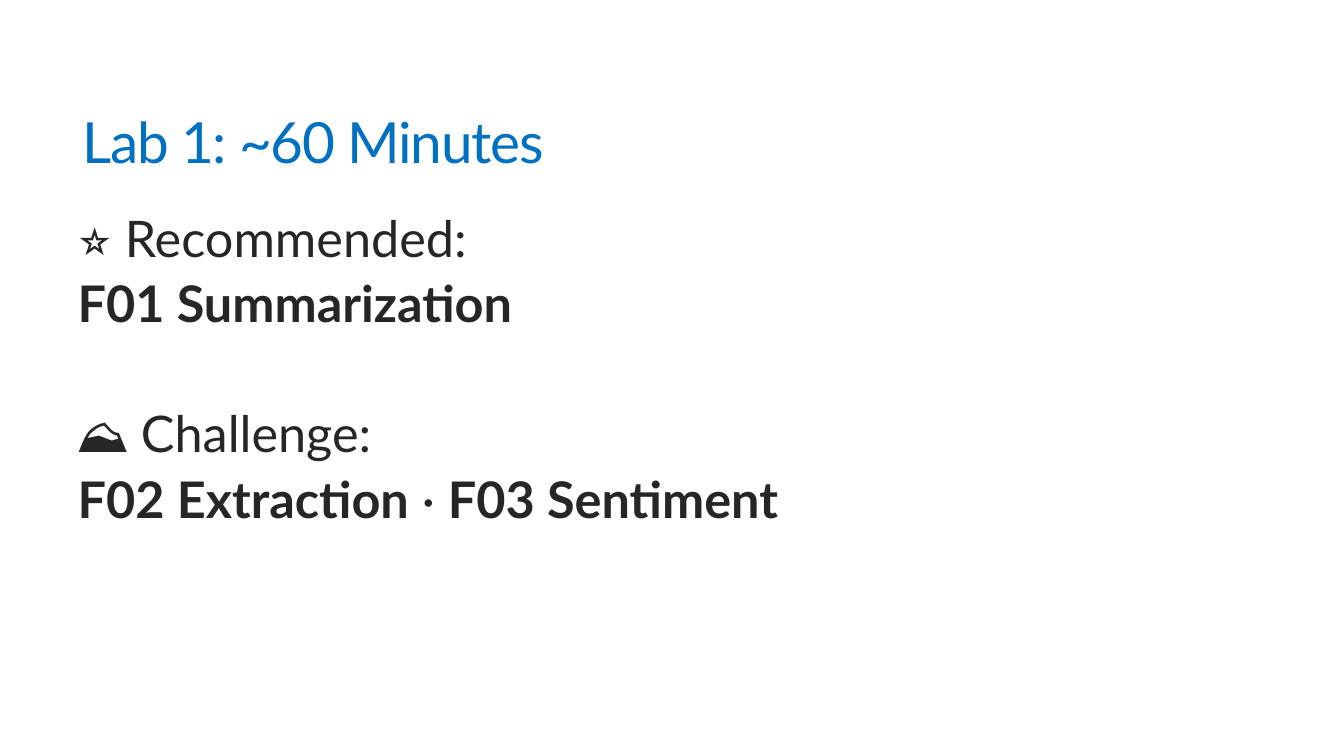
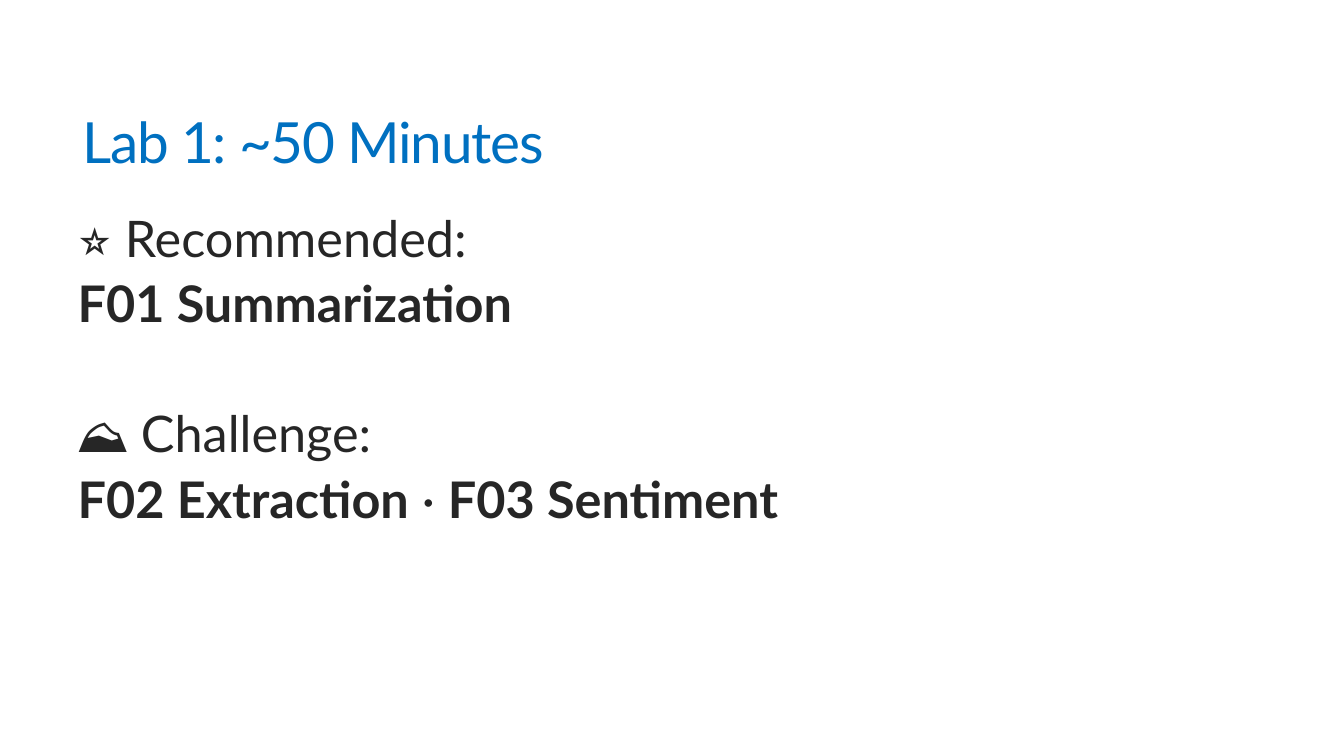
Before and after one commit to trailheadtechnology/10-ai-features-workshop, a slide deck: slide 34 of modules/M1-understanding/M1-understanding.pptx. Drawn at 1344x756 pixels with LibreOffice and Linux fonts; fonts in the diff are those of the drawing. Boxes give left, top, right and bottom in pixels: in the first picture for what was removed or moved away, otherwise in the second. Text is boxed around its words. In the diff, an @@ line names an element or a change of style, - is before the commit and + after.

```diff
--- a/modules/M1-understanding/M1-understanding.pptx
+++ b/modules/M1-understanding/M1-understanding.pptx
@@ title at bbox=[83, 121, 543, 164]: text changed @@
-Lab 1: ~60 Minutes
+Lab 1: ~50 Minutes
```
Also in this commit, not shown: 3 other files.
